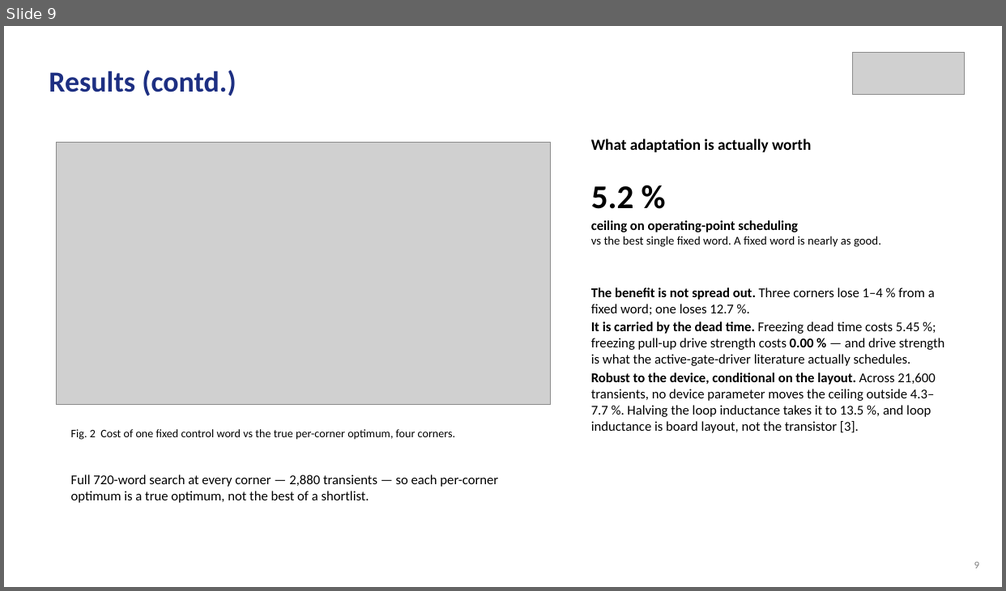
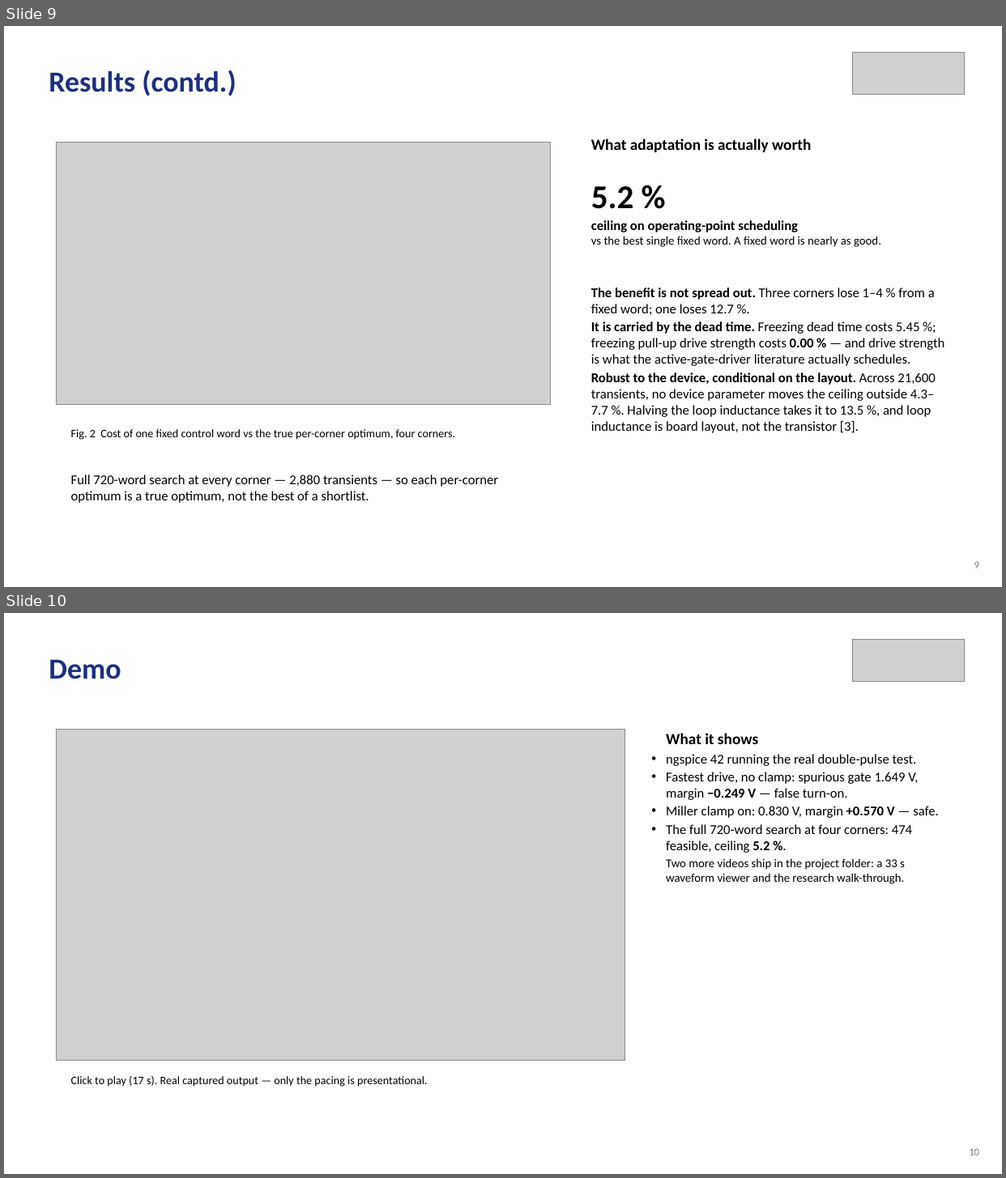
Before and after one commit to Amritha902/gan-driver, a slide deck: review/Review1_GaN_Segmented_Gate_Driver.pptx. Shown one above the other, each under a label of ours: slide 9 before the commit, slides 9 and 10 after it. The pictures are 1006x591 and 1006x1178 pixels, drawn with LibreOffice and Linux fonts; fonts in the diff are those of the drawing; grey boxes stand for pictures. Boxes give left, top, right and bottom in pixels: in the first picture for what was removed or moved away, otherwise in the second. Text is boxed around its words. In the diff, an @@ line names an element or a change of style, - is before the commit and + after.

```diff
--- a/review/Review1_GaN_Segmented_Gate_Driver.pptx
+++ b/review/Review1_GaN_Segmented_Gate_Driver.pptx
@@ slide 10 added at [4, 613, 1002, 1174], background #FFFFFF @@
@@ text added at [49, 659, 121, 679], 28 pt, text #1D2F82, bold @@
+Demo
@@ picture added at [852, 639, 965, 682] @@
@@ picture added at [57, 729, 625, 1061] @@
@@ text added at [666, 733, 939, 884], 13 pt, text #000000 @@
+What it shows
+• ngspice 42 running the real double-pulse test.
+• Fastest drive, no clamp: spurious gate 1.649 V, margin −0.249 V — false turn-on.
+• Miller clamp on: 0.830 V, margin +0.570 V — safe.
+• The full 720-word search at four corners: 474 feasible, ceiling 5.2 %.
+Two more videos ship in the project folder: a 33 s waveform viewer and the research walk-through.
@@ text added at [71, 1076, 428, 1087], 11 pt, text #000000 @@
+Click to play (17 s). Real captured output — only the pacing is presentational.
@@ text added at [969, 1149, 979, 1156], 10 pt, text #808080 @@
+10
```
Also in this commit, not shown: 3 slides changed, 1 other slide added, 4 other files.
